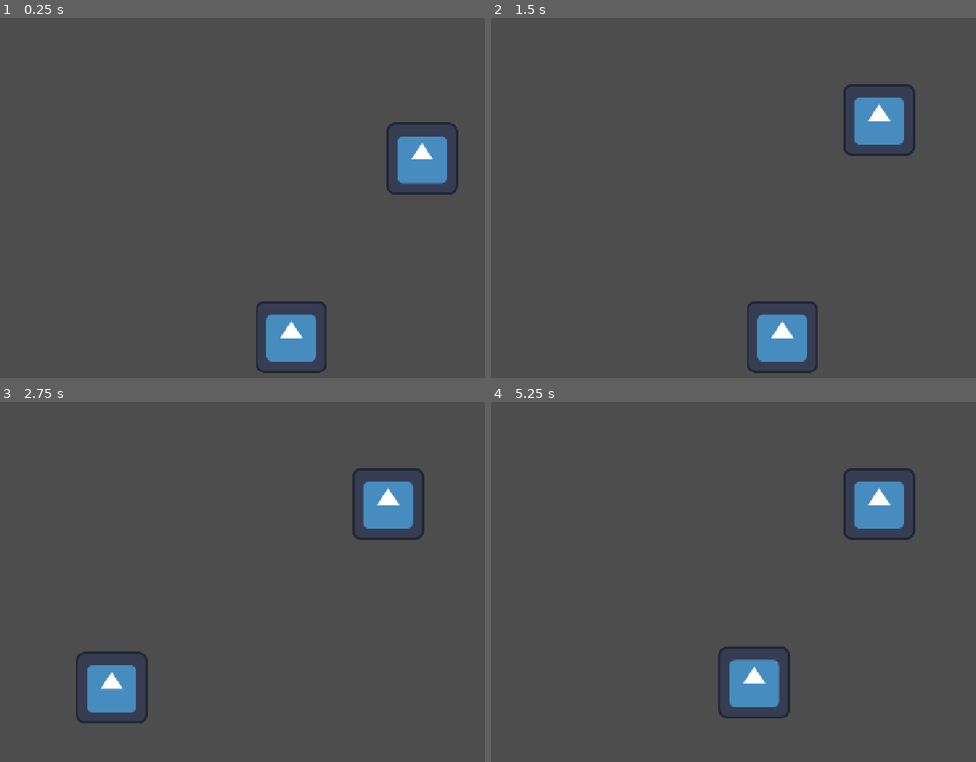
Above: before the commit, frames 1-4 (two rows, left to right).
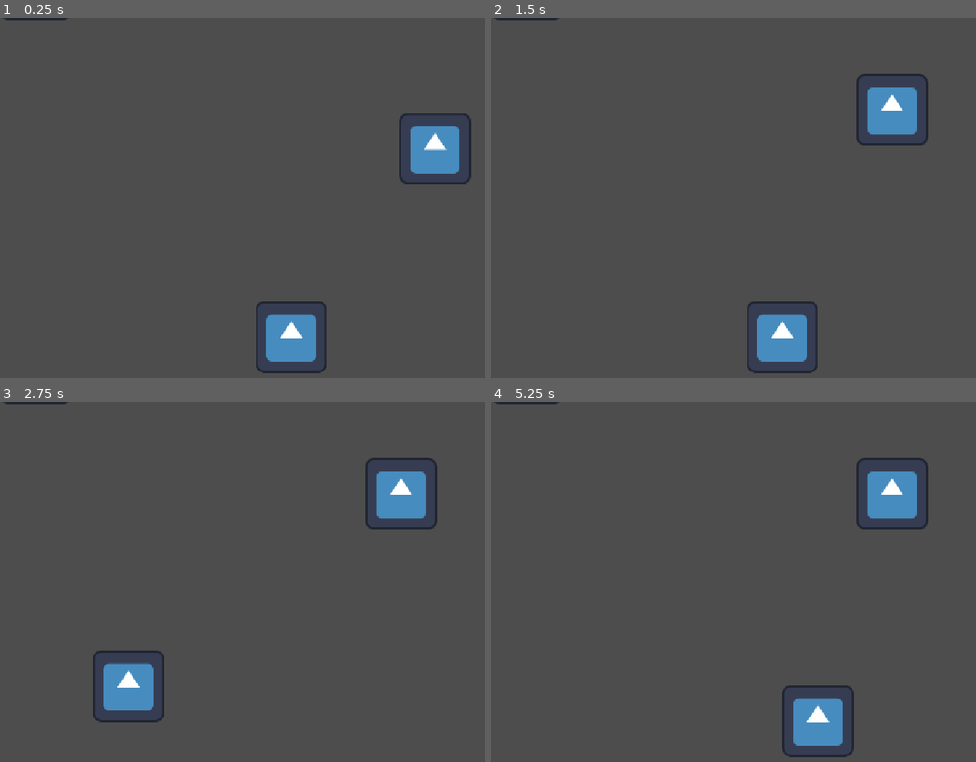
Above: after the commit, the same moments.

Repository: siggevarn380-netizen/Mini-jam-26-07---26-08
Game: Godot game, scene res://scenes/testscene.tscn
The game is run twice, just before and just after one commit, with the same random seed, the same clock (stepped at 60 frames per second) and the same inputs. The project has no main scene, so this scene is started directly. The engine's default icon, where the game draws it, is replaced by a stand-in: a white triangle on a blue panel in a dark square.
Inputs (mouse positions are in pixels of both pictures, inside the frame that each line leads up to):
- Up to frame 1 (0.25 s): no input
- Up to frame 2 (1.5 s): tap Enter (ui_accept) at 0.5 s; drag from (912, 158) to (879, 118) at 0.52 s; drag from (685, 216) to (782, 273) at 1.27 s
- Up to frame 3 (2.75 s): tap Enter (ui_accept) at 2 s; move the mouse to (388, 502) at 2.02 s; hold Left (ui_left) from 2.03 s (still down); tap Space (Jump, bound only after the commit) at 2.1 s; click (388, 502) at 2.17 s; tap Shift (dash, bound only before the commit) at 2.3 s
- Up to frame 4 (5.25 s): release Left (ui_left) at 2.75 s; drag from (782, 657) to (621, 528) at 2.77 s; tap Enter (ui_accept) at 3.5, 3.6, 5, 5.1 s; move the mouse to (outside the picture) at 3.52 s; hold Right (ui_right) 3.53-4.25 s; click (outside the picture) at 3.67 s; tap Space (Jump, bound only after the commit) at 3.77, 3.8, 4.07 s; drag from (621, 528) to (718, 492) at 4.27 s; move the mouse to (845, 582) at 5.02 s; hold Right (ui_right) from 5.03 s (still down); click (845, 582) at 5.17 s

The runs differ from the first frame. In frame 1, 2.0% of the frame differs, in the area x 0-98%, y 0-50%; in frame 2, 2.0%; in frame 3, 3.6%; in frame 4, 5.5%, in the area x 0-91%, y 0-99%.

Commit message:
Changed player movement and added collision and health logic
I will likely separate damage and stuff so it's a separate component that way the same logic can be used for most enemies.

Diff:
--- a/project.godot
+++ b/project.godot
@@ -18,13 +18,54 @@
 window/stretch/mode="canvas_items"
 window/stretch/aspect="expand"
 
+[global_group]
+
+Enemies=""
+Player=""
+Static=""
+
 [input]
 
-dash={
+Dash_Left={
+"deadzone": 0.2,
+"events": [Object(InputEventKey,"resource_local_to_scene":false,"resource_name":"","device":-1,"window_id":0,"alt_pressed":false,"shift_pressed":false,"ctrl_pressed":false,"meta_pressed":false,"pressed":false,"keycode":0,"physical_keycode":81,"key_label":0,"unicode":113,"location":0,"echo":false,"script":null)
+]
+}
+Left={
+"deadzone": 0.2,
+"events": [Object(InputEventKey,"resource_local_to_scene":false,"resource_name":"","device":-1,"window_id":0,"alt_pressed":false,"shift_pressed":false,"ctrl_pressed":false,"meta_pressed":false,"pressed":false,"keycode":0,"physical_keycode":65,"key_label":0,"unicode":97,"location":0,"echo":false,"script":null)
+, Object(InputEventKey,"resource_local_to_scene":false,"resource_name":"","device":-1,"window_id":0,"alt_pressed":false,"shift_pressed":false,"ctrl_pressed":false,"meta_pressed":false,"pressed":false,"keycode":0,"physical_keycode":4194319,"key_label":0,"unicode":0,"location":0,"echo":false,"script":null)
+]
+}
+Right={
+"deadzone": 0.2,
+"events": [Object(InputEventKey,"resource_local_to_scene":false,"resource_name":"","device":-1,"window_id":0,"alt_pressed":false,"shift_pressed":false,"ctrl_pressed":false,"meta_pressed":false,"pressed":false,"keycode":0,"physical_keycode":68,"key_label":0,"unicode":100,"location":0,"echo":false,"script":null)
+, Object(InputEventKey,"resource_local_to_scene":false,"resource_name":"","device":-1,"window_id":0,"alt_pressed":false,"shift_pressed":false,"ctrl_pressed":false,"meta_pressed":false,"pressed":false,"keycode":0,"physical_keycode":4194321,"key_label":0,"unicode":0,"location":0,"echo":false,"script":null)
+]
+}
+Jump={
+"deadzone": 0.2,
+"events": [Object(InputEventKey,"resource_local_to_scene":false,"resource_name":"","device":-1,"window_id":0,"alt_pressed":false,"shift_pressed":false,"ctrl_pressed":false,"meta_pressed":false,"pressed":false,"keycode":0,"physical_keycode":32,"key_label":0,"unicode":32,"location":0,"echo":false,"script":null)
+, Object(InputEventKey,"resource_local_to_scene":false,"resource_name":"","device":-1,"window_id":0,"alt_pressed":false,"shift_pressed":false,"ctrl_pressed":false,"meta_pressed":false,"pressed":false,"keycode":0,"physical_keycode":87,"key_label":0,"unicode":119,"location":0,"echo":false,"script":null)
+, Object(InputEventKey,"resource_local_to_scene":false,"resource_name":"","device":-1,"window_id":0,"alt_pressed":false,"shift_pressed":false,"ctrl_pressed":false,"meta_pressed":false,"pressed":false,"keycode":0,"physical_keycode":4194320,"key_label":0,"unicode":0,"location":0,"echo":false,"script":null)
+]
+}
+Dash_Right={
+"deadzone": 0.2,
+"events": [Object(InputEventKey,"resource_local_to_scene":false,"resource_name":"","device":-1,"window_id":0,"alt_pressed":false,"shift_pressed":false,"ctrl_pressed":false,"meta_pressed":false,"pressed":false,"keycode":0,"physical_keycode":69,"key_label":0,"unicode":101,"location":0,"echo":false,"script":null)
+]
+}
+Sprint={
 "deadzone": 0.2,
 "events": [Object(InputEventKey,"resource_local_to_scene":false,"resource_name":"","device":-1,"window_id":0,"alt_press …(195 unchanged characters)…
 ]
 }
+
+[layer_names]
+
+2d_physics/layer_1="Player"
+2d_physics/layer_2="Static"
+2d_physics/layer_3="Enemies"
 
 [physics]
 
--- a/scenes/drone.tscn
+++ b/scenes/chaser_drone.tscn
@@ -1,19 +1,21 @@
-[gd_scene format=3 uid="uid://bs5miq50v8ms5"]
+[gd_scene format=3 uid="uid://bxre2vwu1pyyo"]
 
-[ext_resource type="Texture2D" uid="uid://cdblis5o1ublq" path="res://icon.svg" id="1_dil0n"]
-[ext_resource type="Script" uid="uid://c63gwu2q3ycql" path="res://scripts/drone.gd" id="1_knnud"]
+[ext_resource type="Script" uid="uid://c63gwu2q3ycql" path="res://scripts/chaser_drone.gd" id="1_etm3g"]
+[ext_resource type="Texture2D" uid="uid://cdblis5o1ublq" path="res://icon.svg" id="2_gxmb1"]
 
 [sub_resource type="RectangleShape2D" id="RectangleShape2D_x15ge"]
 
-[node name="Drone" type="RigidBody2D" unique_id=821450291]
+[node name="ChaserDrone" type="RigidBody2D" unique_id=821450291 groups=["Enemies"]]
+collision_layer = 4
+collision_mask = 7
 input_pickable = true
 gravity_scale = 0.0
 contact_monitor = true
 max_contacts_reported = 1
-script = ExtResource("1_knnud")
+script = ExtResource("1_etm3g")
 
 [node name="Sprite2D" type="Sprite2D" parent="." unique_id=1141466548]
-texture = ExtResource("1_dil0n")
+texture = ExtResource("2_gxmb1")
 
 [node name="CollisionShape2D" type="CollisionShape2D" parent="." unique_id=701951204]
 scale = Vector2(6, 6)
--- /dev/null
+++ b/scenes/hitbox.gd
@@ -0,0 +1,11 @@
+extends Area2D
+
+
+# Called when the node enters the scene tree for the first time.
+func _ready() -> void:
+	pass # Replace with function body.
+
+
+# Called every frame. 'delta' is the elapsed time since the previous frame.
+func _process(delta: float) -> void:
+	pass
--- a/scenes/player.tscn
+++ b/scenes/player.tscn
@@ -5,7 +5,8 @@
 
 [sub_resource type="RectangleShape2D" id="RectangleShape2D_x15ge"]
 
-[node name="Player" type="CharacterBody2D" unique_id=986072940]
+[node name="Player" type="CharacterBody2D" unique_id=986072940 groups=["Player"]]
+collision_mask = 6
 script = ExtResource("1_g2els")
 
 [node name="Sprite2D" type="Sprite2D" parent="." unique_id=797579843]
--- a/scenes/testscene.tscn
+++ b/scenes/testscene.tscn
@@ -1,8 +1,7 @@
 [gd_scene format=3 uid="uid://bahd6u56ic8y2"]
 
-[ext_resource type="Script" uid="uid://f40xhl73u7mv" path="res://scripts/test_script.gd" id="1_7y2xs"]
 [ext_resource type="PackedScene" uid="uid://c0300sep5wrm4" path="res://scenes/player.tscn" id="2_r32pp"]
-[ext_resource type="PackedScene" uid="uid://bs5miq50v8ms5" path="res://scenes/drone.tscn" id="3_65iv0"]
+[ext_resource type="PackedScene" uid="uid://bxre2vwu1pyyo" path="res://scenes/chaser_drone.tscn" id="3_l2n4a"]
 
 [sub_resource type="RectangleShape2D" id="RectangleShape2D_x15ge"]
 size = Vector2(1174, 20)
@@ -11,17 +10,20 @@
 size = Vector2(14, 633)
 
 [node name="test_scene" type="Node2D" unique_id=772019489]
-script = ExtResource("1_7y2xs")
 
-[node name="StaticBody2D" type="StaticBody2D" parent="." unique_id=1899305479]
+[node name="StaticBody2D" type="StaticBody2D" parent="." unique_id=1899305479 groups=["Static"]]
 position = Vector2(-9, 639)
+collision_layer = 2
+collision_mask = 5
 
 [node name="CollisionShape2D" type="CollisionShape2D" parent="StaticBody2D" unique_id=595877572]
 position = Vector2(577, 0)
 shape = SubResource("RectangleShape2D_x15ge")
 
-[node name="StaticBody2D2" type="StaticBody2D" parent="." unique_id=51339877]
+[node name="StaticBody2D2" type="StaticBody2D" parent="." unique_id=51339877 groups=["Static"]]
 position = Vector2(-9, 10)
+collision_layer = 2
+collision_mask = 5
 
 [node name="CollisionShape2D" type="CollisionShape2D" parent="StaticBody2D2" unique_id=1940546640]
 position = Vector2(577, 0)
@@ -30,18 +32,24 @@
 [node name="Player" parent="." unique_id=986072940 instance=ExtResource("2_r32pp")]
 position = Vector2(519, 563)
 
-[node name="Drone" parent="." unique_id=821450291 instance=ExtResource("3_65iv0")]
-position = Vector2(752, 251)
-
-[node name="StaticBody2D3" type="StaticBody2D" parent="." unique_id=492096612]
+[node name="StaticBody2D3" type="StaticBody2D" parent="." unique_id=492096612 groups=["Static"]]
+collision_layer = 2
+collision_mask = 5
 
 [node name="CollisionShape2D" type="CollisionShape2D" parent="StaticBody2D3" unique_id=769059916]
 position = Vector2(-3, 306.5)
 shape = SubResource("RectangleShape2D_k0akp")
 
-[node name="StaticBody2D4" type="StaticBody2D" parent="." unique_id=1806006802]
+[node name="StaticBody2D4" type="StaticBody2D" parent="." unique_id=1806006802 groups=["Static"]]
 position = Vector2(1155, 23)
+collision_layer = 2
+collision_mask = 5
 
 [node name="CollisionShape2D" type="CollisionShape2D" parent="StaticBody2D4" unique_id=1309185813]
 position = Vector2(-3, 306.5)
 shape = SubResource("RectangleShape2D_k0akp")
+
+[node name="ChaserDrone" parent="." unique_id=821450291 instance=ExtResource("3_l2n4a")]
+position = Vector2(775, 233)
+
+[node name="ChaserDrone2" parent="." unique_id=1173444411 instance=ExtResource("3_l2n4a")]
--- a/scripts/drone.gd
+++ b/scripts/chaser_drone.gd
@@ -1,7 +1,10 @@
 extends RigidBody2D
+
+@export var impact_tolerance : float = 1000 #The speed required for a drone to explode when impacting terrain or walls
 
 var dragging: bool = false
 var drag_offset: Vector2 = Vector2.ZERO
+var _last_velocity: Vector2 # Stash last speed before impact
 
 signal toggle_powers()
 
@@ -17,7 +20,7 @@
 func _unhandled_input(event: InputEvent) -> void:
 	if dragging and event is InputEventMouseButton:
 		if event.button_index == MOUSE_BUTTON_LEFT and not event.pressed:
-			finish_draggin()
+			finish_dragging()
 
 func begin_dragging() -> void:
 	dragging = true
@@ -26,7 +29,7 @@
 	last_mouse_position.clear()
 	toggle_powers.emit()
 
-func finish_draggin() -> void:
+func finish_dragging() -> void:
 	dragging = false
 	freeze = false # reactiva la física -> vuelve a caer
 	toggle_powers.emit()
@@ -45,9 +48,20 @@
 		last_mouse_position.append(get_global_mouse_position())
 		if last_mouse_position.size() > VELOCITY_SAMPLES:
 			last_mouse_position.pop_front()
-
+func _integrate_forces(state: PhysicsDirectBodyState2D) -> void:
+	_last_velocity = state.linear_velocity
 func _on_body_entered(_body: Node) -> void:
-	destroy()
+	var to_body = (_body.global_position - global_position).normalized()
+	var closing_speed = _last_velocity.dot(to_body)
+	print(closing_speed)
+	if closing_speed < impact_tolerance:
+		pass
+	else:
+		if _body.is_in_group("Player"):
+			_body.take_damage(1)
+		elif _body.is_in_group("Enemies"):
+			_body.destroy()
+		destroy()
 
 func destroy():
 	set_deferred("freeze", true)
--- a/scripts/player.gd
+++ b/scripts/player.gd
@@ -2,59 +2,53 @@
 
 var using_powers: bool = false
 
-const SPEED = 300.0
-const JUMP_VELOCITY = -400.0
-
-const DASH_SPEED = 900.0
-const DASH_TIME = 0.2
-const DASH_COOLDOWN = 1.0
+@export_group("Basic Movement")
+@export var base_speed = 400.0
+@export var sprint_speed = 600.0
+@export var accel = 200.0
+@export_group("Jump")
+@export var jump_vel = 400.0
+@export_group("Dash")
+@export var dash_speed = 3000.0
+@export var dash_time = 0.2
+@export var dash_cooldown = 1.0
+@export_group("Health & Damage")
+@export var starting_health: int = 5
 
 var is_dashing = false
 var dash_timer = 0.0
-var cooldown_timer = 0.0
+var dash_cooldown_timer = 0.0
 var dash_direction = 1.0
+var current_health: int = starting_health
 
 func _process(delta: float) -> void:
-    if cooldown_timer > 0:
-        cooldown_timer -= delta
+	dash_cooldown_timer = maxf(dash_cooldown_timer - delta, 0.0)
 
 func _physics_process(delta: float) -> void:
-    # Add the gravity.
-    if not is_on_floor():
-        velocity += get_gravity() * delta
+	# [INPUT]
+	var direction := Input.get_axis("Left", "Right")
+	var dash = Input.get_axis("Dash_Left", "Dash_Right")
+	var jump = Input.is_action_just_pressed("Jump")
+	var sprinting = Input.is_action_pressed("Sprint")
+	# [CALCULATIONS]
+	var speed = sprint_speed if sprinting else base_speed
+	var target_vel = speed * direction if direction else 0.0
+	# [APPLY]
+	if !is_on_floor():
+		velocity += get_gravity() * delta
 
-    # Handle jump.
-    if Input.is_action_just_pressed("ui_accept") and is_on_floor() and !using_powers:
-        velocity.y = JUMP_VELOCITY
+	if jump and is_on_floor(): velocity.y = -jump_vel
 
-    if is_dashing:
-        dash_timer -= delta
-        velocity.x = dash_direction * DASH_SPEED
-        velocity.y = 0
-        move_and_slide()
-
-        if dash_timer <= 0:
-            is_dashing = false
-        return
-
-    if Input.is_action_just_pressed("dash") and cooldown_timer <= 0 and !using_powers:
-        is_dashing = true
-        dash_timer = DASH_TIME
-        cooldown_timer = DASH_COOLDOWN
-
-        var input_dir := Input.get_axis("ui_left", "ui_right")
-        if input_dir != 0:
-            dash_direction = input_dir
-
-    # Get the input direction and handle the movement/deceleration.
-    # As good practice, you should replace UI actions with custom gameplay actions.
-    var direction := Input.get_axis("ui_left", "ui_right")
-    if direction and !using_powers:
-        velocity.x = direction * SPEED
-    else:
-        velocity.x = move_toward(velocity.x, 0, SPEED)
-
-    move_and_slide()
+	if dash and dash_cooldown_timer == 0.0:
+		velocity.x += dash_speed * dash
+		dash_cooldown_timer = dash_cooldown
+	else:
+		velocity.x = move_toward(velocity.x, target_vel, accel)
+	move_and_slide()
 
 func toggle_using_powers():
-    using_powers = !using_powers
+	using_powers = !using_powers
+
+func take_damage(amount: int):
+	current_health -= amount
+	print("Remaining health:", current_health)
Not shown, added: scenes/hitbox.gd.uid
Renamed: scripts/drone.gd.uid -> scripts/chaser_drone.gd.uid
